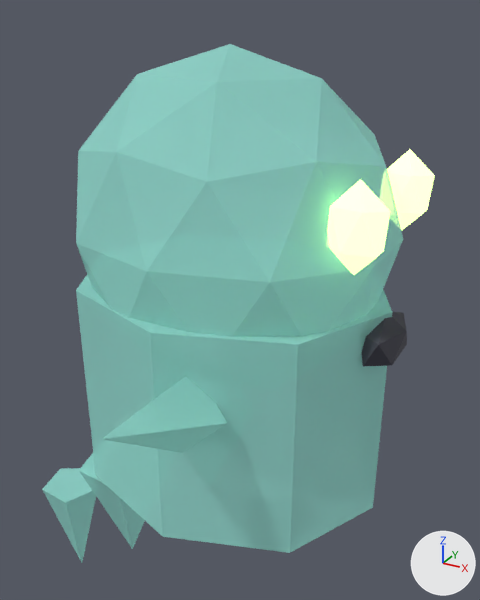
The FBX model Assets/Art/Models/Ghost.fbx, before and after one commit.
The view is the same before and after, from a camera (50 mm lens) standing at (0.556, -0.979, 0.802) and looking at (-0.021, 0.07, 0.277). Arrows for +X, +Y and +Z are at lower right; the lights stay in place. The picture after the commit comes second. Where no turn or scale is listed for an object, it has been applied to the vertices.

The first picture shows 'Ghost'.
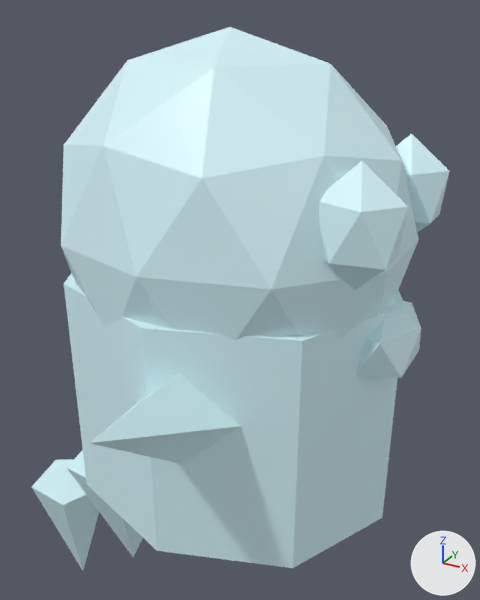
What changed in the scene script:
```text
Change mat_ghostbody:
    mat_ghostbody.alpha: 0.55 -> 0.8
Add mat_outlinecool:
    mat_outlinecool = principled_material('OutlineCool')
    mat_outlinecool.base_color = (0.7, 0.95, 1.0)  # pale blue #daf9ff
    mat_outlinecool.roughness = 0.4
Change me_ghost:
    used by ob_ghost; location = (0.0, 0.0, 0.0)
    verts and faces of me_ghost; kept vertices keep their numbers, new ones are numbered from 128
    remove me_ghost.from_pydata(...)  # 128 vertices, 184 faces; spans x -0.419..0.326, y -0.433..0.433, z -0.42..0.75
    add me_ghost.from_pydata(...)  # 256 vertices, 368 faces; spans x -0.439..0.349, y -0.457..0.457, z -0.445..0.775
    me_ghost part 1: a new loose piece, an icosphere of 80 faces spanning x -0.309..0.309, y -0.275..0.275, z 0.125..0.775, in mat_outlinecool (pale blue #daf9ff)
    me_ghost part 2: a new loose piece, an 8-sided cylinder along z spanning x -0.32..0.32, y -0.269..0.269, z -0.066..0.366, in mat_outlinecool (pale blue #daf9ff)
    me_ghost part 3: a new loose piece, a 5-sided cone pointing to -z spanning x -0.307..-0.085, y -0.202..0.017, z -0.325..-0.049, in mat_outlinecool (pale blue #daf9ff)
    me_ghost part 4: a new loose piece, a 5-sided cone pointing to -z spanning x -0.439..-0.275, y -0.175..-0.014, z -0.445..-0.168, in mat_outlinecool (pale blue #daf9ff)
    me_ghost part 5: a new loose piece, an icosphere of 20 faces spanning x 0.202..0.338, y -0.168..-0.072, z 0.425..0.615, in mat_outlinecool (pale blue #daf9ff)
    me_ghost part 6: a new loose piece, an icosphere of 20 faces spanning x 0.202..0.338, y 0.072..0.168, z 0.425..0.615, in mat_outlinecool (pale blue #daf9ff)
    me_ghost part 7: a new loose piece, an icosphere of 20 faces spanning x 0.231..0.349, y -0.089..0.089, z 0.225..0.375, in mat_outlinecool (pale blue #daf9ff)
    me_ghost part 8
    add verts[128] = (0.05, -0.184, 0.295)
    add verts[129] = (0.142, -0.216, 0.208)
    add verts[130] = (0.05, -0.247, 0.122)
    add verts[131] = (-0.042, -0.216, 0.208)
    add verts[132] = (0.05, -0.457, 0.296)  # pixel (88, 443)
    add faces += [(128, 129, 132), (129, 130, 132), (128, 131, 130, 129), (130, 131, 132), (128, 132, 131)]  # mat_outlinecool (pale blue #daf9ff)
    other edits to the shape of me_ghost do not show in these pictures
    add me_ghost.materials.append(mat_outlinecool)  # pale blue #daf9ff
```

Boxes [x1, y1, x2, y2] around the edits, measured in the pictures (480 x 600 px):
'Ghost', surface changed, reshaped (6% wider): before [42, 44, 435, 562]; after [32, 27, 450, 570]
part 1 of me_ghost, added: after [61, 27, 419, 341]
part 2 of me_ghost, added: after [64, 273, 405, 568]
part 3 of me_ghost, added: after [67, 450, 143, 557]
part 4 of me_ghost, added: after [32, 459, 99, 570]
part 5 of me_ghost, added: after [319, 161, 408, 290]
part 6 of me_ghost, added: after [396, 134, 450, 233]
part 7 of me_ghost, added: after [356, 298, 421, 378]
part 8 of me_ghost, added: after [90, 373, 240, 464]
